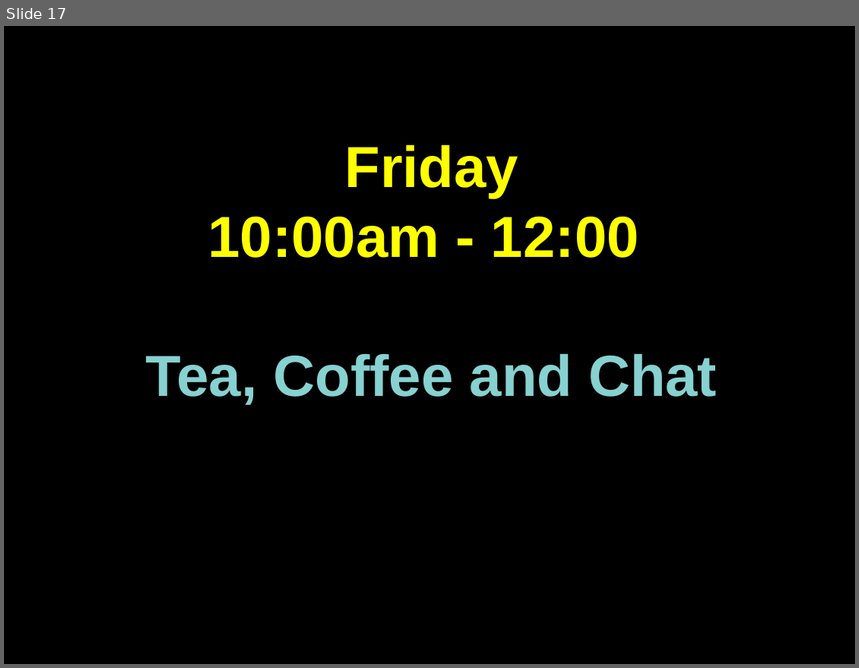
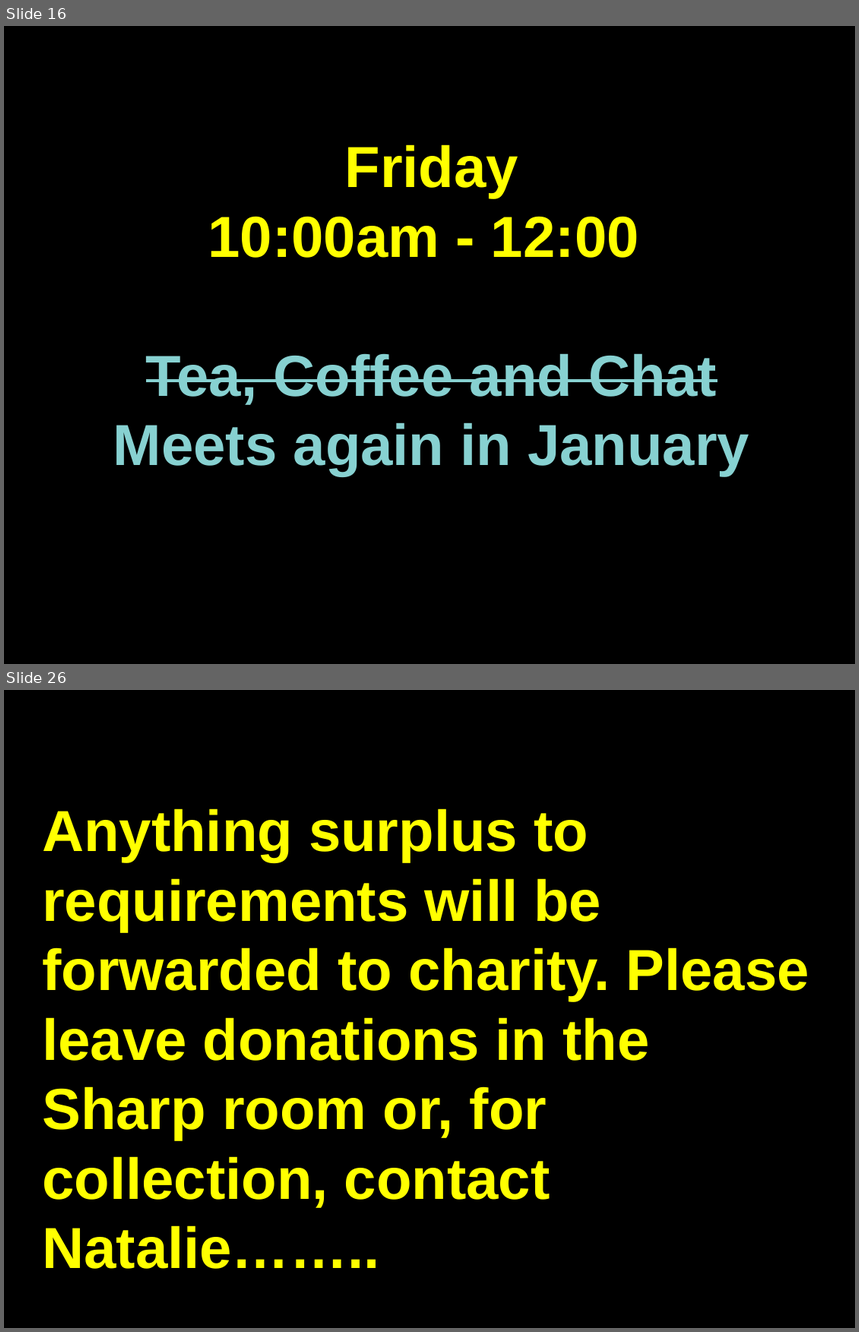
Before and after one commit to martinforsyth/bsuc-audio-visual, a slide deck: resources/presentations/impress/welcome.dark.background.odp. Shown one above the other, each under a label of ours: slide 17 before the commit, slides 16 and 26 after it; the slides between them are not shown. The pictures are 859x668 and 859x1332 pixels, drawn with LibreOffice and Linux fonts; fonts in the diff are those of the drawing. Boxes give left, top, right and bottom in pixels: in the first picture for what was removed or moved away, otherwise in the second. Text is boxed around its words. In the diff, an @@ line names an element or a change of style, - is before the commit and + after.

```diff
--- a/resources/presentations/impress/welcome.dark.background.odp
+++ b/resources/presentations/impress/welcome.dark.background.odp
@@ slide 26 added at box(4, 690, 855, 1328), background #000000 @@
@@ text added at box(42, 809, 810, 1269), 54 pt, text #FFFF00, bold @@
+Anything surplus to requirements will be forwarded to charity. Please leave donations in the Sharp room or, for collection, contact Natalie……..
@@ what was slide 17 is now slide 16 @@
@@ slide 16 changed as well @@
@@ text at box(146, 354, 717, 405): strikethrough on in "Tea, Coffee and Chat" @@
@@ text at box(113, 423, 750, 477): paragraph added @@
+Meets again in January
```
Also in this commit, not shown: 5 other slides changed, 4 other slides added, 2 slides removed.
